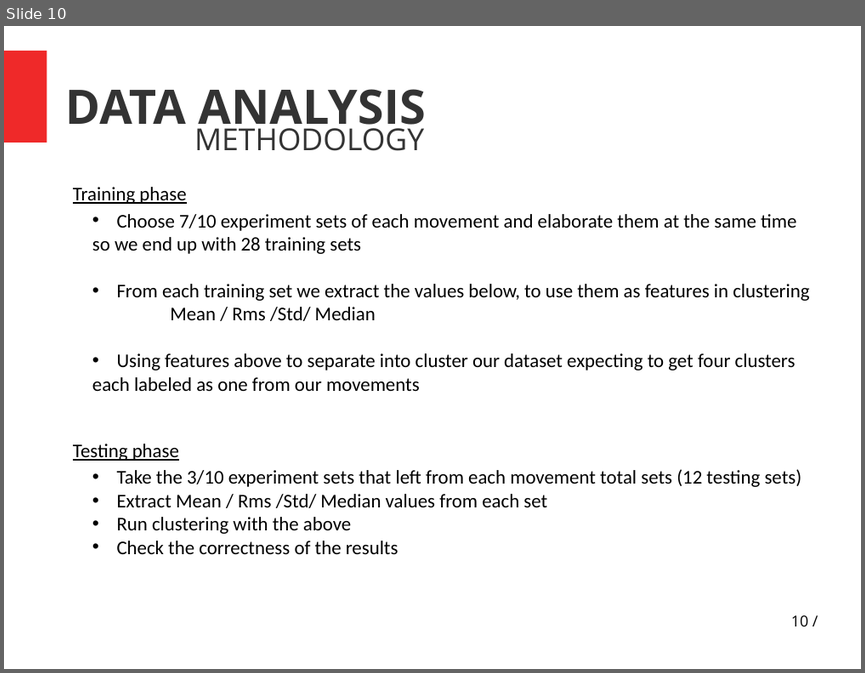
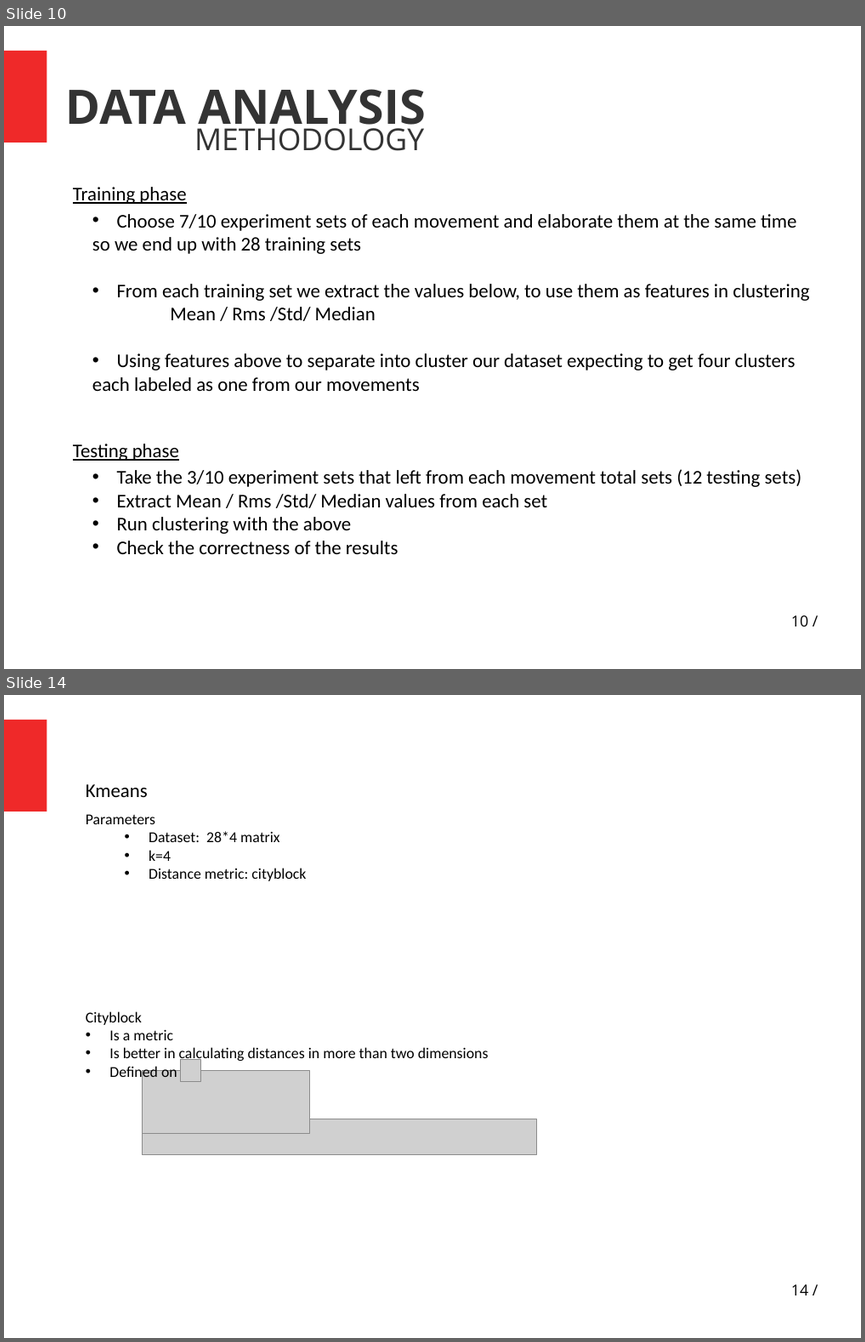
Before and after one commit to athava/ptixiaki, a slide deck: general_Slides.pptx. Shown one above the other, each under a label of ours: slide 10 before the commit, slides 10 and 14 after it; the slides between them are not shown. The pictures are 865x673 and 865x1342 pixels, drawn with LibreOffice and Linux fonts; fonts in the diff are those of the drawing; grey boxes stand for pictures. Boxes give left, top, right and bottom in pixels: in the first picture for what was removed or moved away, otherwise in the second. Text is boxed around its words. In the diff, an @@ line names an element or a change of style, - is before the commit and + after.

```diff
--- a/general_Slides.pptx
+++ b/general_Slides.pptx
@@ slide 14 added at [4, 695, 861, 1338], background #FFFFFF; not listed: 1 template element that a slide beside it also shows @@
@@ text added at [86, 784, 148, 797], 18 pt, text #000000 @@
+Kmeans
@@ text added at [86, 814, 306, 881], 14 pt, text #000000 @@
+Parameters
+  • Dataset: 28*4 matrix
+  • k=4
+  • Distance metric: cityblock
@@ group added at [86, 1011, 537, 1155]: 3 pictures, 1 text @@
+Cityblock
+• Is a metric
+• Is better in calculating distances in more than two dimensions
+• Defined on
@@ page number added at [791, 1284, 808, 1295], 14 pt, text #000000 @@
+14 /
```
Also in this commit, not shown: 3 other slides added, 57 other files.
